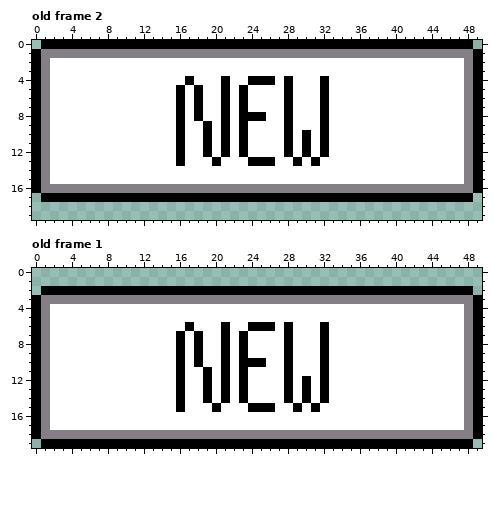
Pixel-art file, stored at data/main_menu_ui.ase. That is the earlier state.
50x20 pixels, 6 frames. Shown: old frame 2, old frame 1.
The same view after the edit:
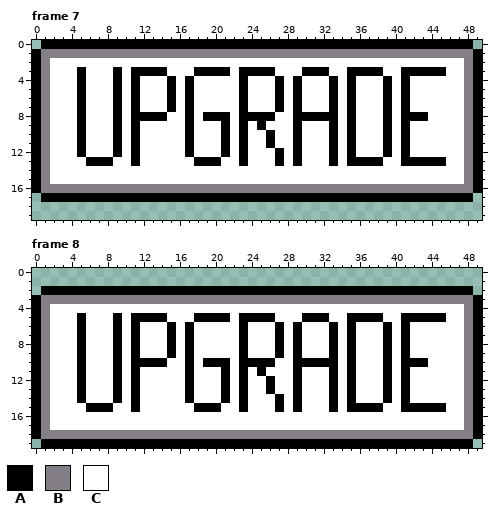
Palette (. is transparent): A #000000  B #847e87  C #ffffff
A new or re-ordered frame is compared with the old frame closest to it.
The edit:
frames 6 -> 8
Frame 7 is new; against old frame 2, layer "Layer 2":
Colour C gives way to colour A in row 3 at x 5, 9, 11 to 14, 18 to 21, 23 to 26, 30 to 32, 35 to 38 and 41 to 45; in row 4 at x 5, 9, 11, 15, 23, 27, 29, 33, 35, 39 and 41; in rows 5 to 7 at x 5, 9, 11, 15, 17, 27, 29, 33, 35, 39 and 41; in row 8 at x 5, 9, 11 to 14, 17, 19 to 20, 26, 29 to 31, 33, 35, 39 and 41 to 43; in row 9 at x 5, 9, 11, 17, 25, 29, 33, 35, 39 and 41; in rows 10 to 11 at x 5, 9, 11, 17, 26, 29, 33, 35, 39 and 41.
Colour C gives way to colour A in row 12 at x 5, 9, 11, 17, 27, 29, 33, 35, 39 and 41; in row 13 at x 6 to 8, 11, 18 to 19, 23, 27, 33, 35 to 38 and 41 to 45.
Colour A gives way to colour C in row 4 at x 21, 24 to 26, 28 and 32; in rows 5 to 7 at x 16, 18, 21, 28 and 32; in row 8 at x 16, 18 and 28; in row 9 at x 16, 19, 28 and 32; in rows 10 to 12 at x 16, 19, 28, 30 and 32; in row 13 at x 16, 24 to 26 and 31.
Frame 8 is new; against old frame 1, layer "Layer 2":
Colour C gives way to colour A in row 5 at x 5, 9, 11 to 14, 18 to 21, 23 to 26, 30 to 32, 35 to 38 and 41 to 45; in row 6 at x 5, 9, 11, 15, 23, 27, 29, 33, 35, 39 and 41; in rows 7 to 9 at x 5, 9, 11, 15, 17, 27, 29, 33, 35, 39 and 41; in row 10 at x 5, 9, 11 to 14, 17, 19 to 20, 26, 29 to 31, 33, 35, 39 and 41 to 43; in row 11 at x 5, 9, 11, 17, 25, 29, 33, 35, 39 and 41; in rows 12 to 13 at x 5, 9, 11, 17, 26, 29, 33, 35, 39 and 41.
Colour C gives way to colour A in row 14 at x 5, 9, 11, 17, 27, 29, 33, 35, 39 and 41; in row 15 at x 6 to 8, 11, 18 to 19, 23, 27, 33, 35 to 38 and 41 to 45.
Colour A gives way to colour C in row 6 at x 21, 24 to 26, 28 and 32; in rows 7 to 9 at x 16, 18, 21, 28 and 32; in row 10 at x 16, 18 and 28; in row 11 at x 16, 19, 28 and 32; in rows 12 to 14 at x 16, 19, 28, 30 and 32; in row 15 at x 16, 24 to 26 and 31.
